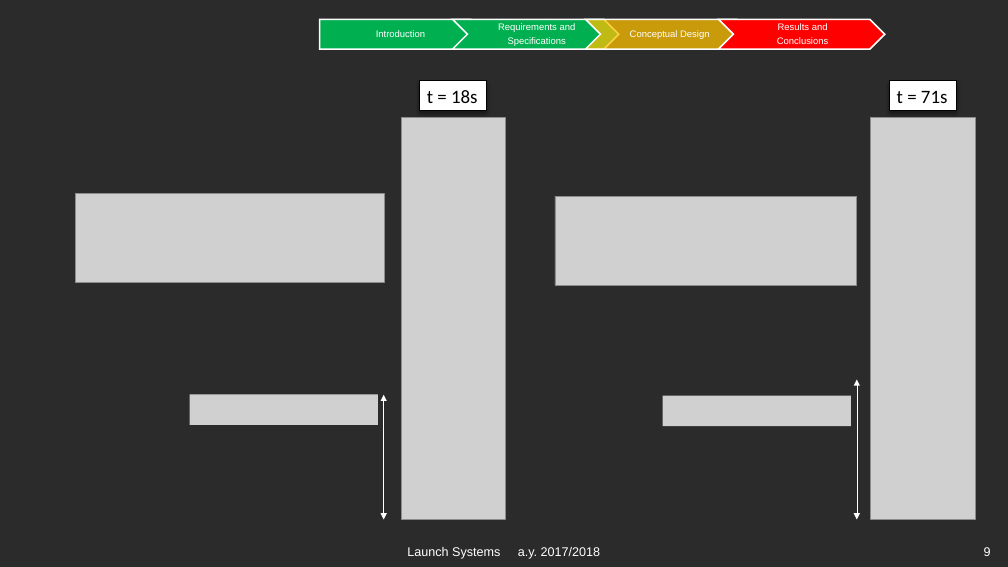
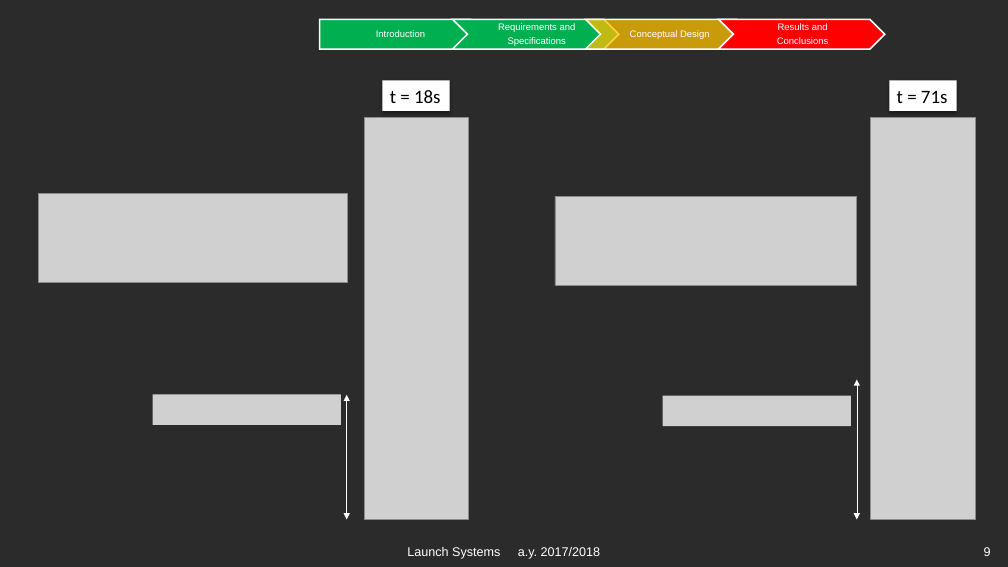
Before and after one commit to aeroanselm/Imbalance_project, a slide deck: slide 9 of Report/Ariane_5_ECA_Imbalance.pptx. Drawn at 1008x567 pixels with LibreOffice and Linux fonts; fonts in the diff are those of the drawing; grey boxes stand for pictures; background and template pictures are left out; a plain dark background stands for a picture behind light text. Boxes give left, top, right and bottom in pixels: in the first picture for what was removed or moved away, otherwise in the second. Text is boxed around its words. In the diff, an @@ line names an element or a change of style, - is before the commit and + after.

```diff
--- a/Report/Ariane_5_ECA_Imbalance.pptx
+++ b/Report/Ariane_5_ECA_Imbalance.pptx
@@ rectangle "t = 18s" at (383,80,450,110): outline #000000 1 pt to none; shadow changed @@
@@ rectangle "t = 71s" at (889,80,957,110): outline #000000 1 pt to none; shadow changed @@
@@ picture: place and size @@
-picture at (402,118,506,520)
+picture at (364,118,469,520)
@@ 2 pictures, 1 rectangle, 1 double arrow: place and size @@
-2 pictures, 1 rectangle, 1 double arrow at (76,80,487,520)
+2 pictures, 1 rectangle, 1 double arrow at (39,80,450,520)
```
Also in this commit, not shown: 6 other slides changed.
